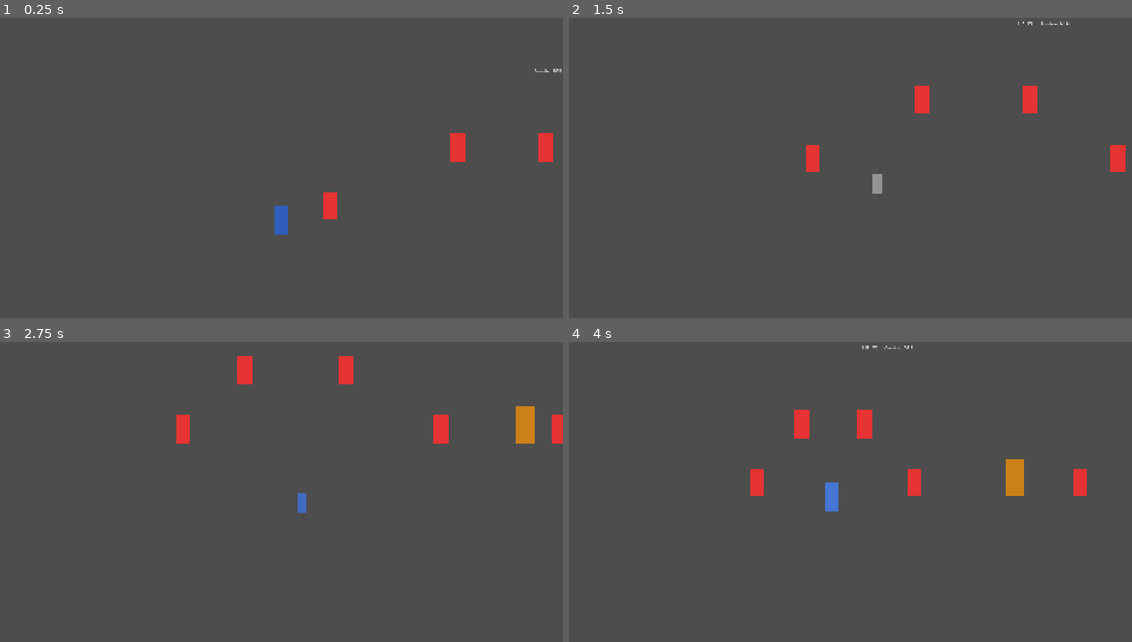
Above: before the commit, frames 1-4 (two rows, left to right).
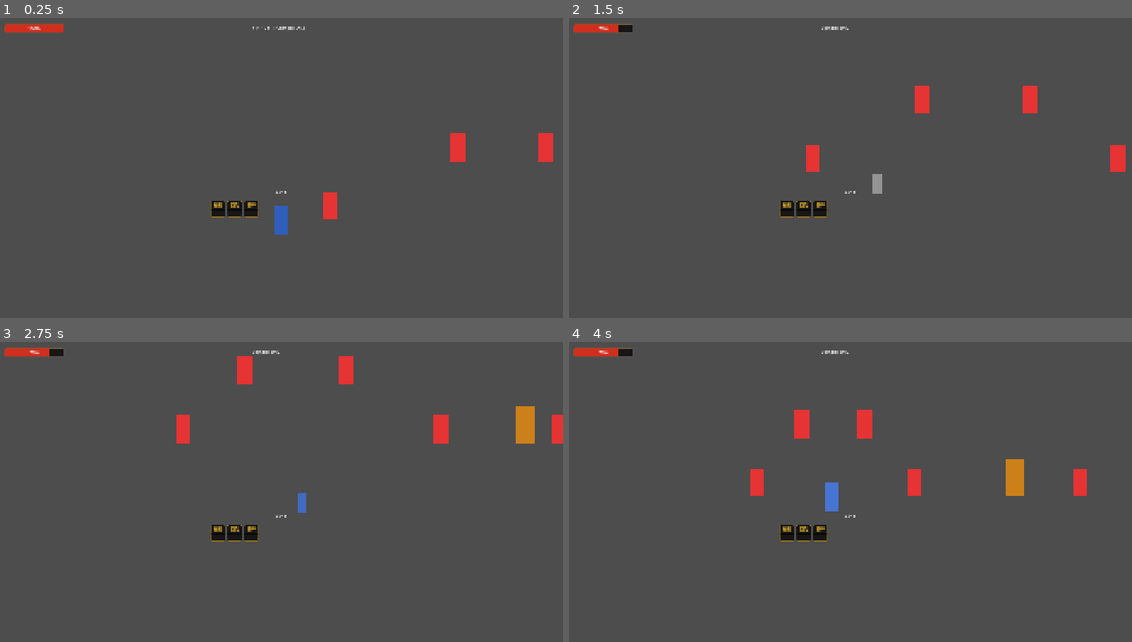
Above: after the commit, the same moments.

Repository: john-hoe/wuxia-action-game
Game: Godot game, scene res://scenes/main.tscn
The game is run twice, just before and just after one commit, with the same random seed, the same clock (stepped at 60 frames per second) and the same inputs.
Inputs:
- Up to frame 1 (0.25 s): no input
- Up to frame 2 (1.5 s): hold D (move_right) 0.53-1.28 s; hold J (attack) 0.53-1.28 s; hold S (depth_back) from 1.28 s (still down); tap Space (dodge) at 1.35 s
- Up to frame 3 (2.75 s): release S (depth_back) at 2.03 s; hold D (move_right) from 2.03 s (still down); hold J (attack) from 2.03 s (still down)
- Up to frame 4 (4 s): release D (move_right) at 2.78 s; release J (attack) at 2.78 s; hold W (depth_forward) 2.78-3.53 s; tap Space (dodge) at 2.85 s; hold A (move_left) from 3.53 s (still down); hold J (attack) from 3.53 s (still down)

The runs differ from the first frame. In frame 1, 0.9% of the frame differs, in the area x 0-100%, y 1-67%; in frame 2, 0.9%; in frame 3, 0.8%; in frame 4, 0.9%.

Commit message:
feat: add UI framework with signal bus architecture (WU-5)
- Create UIManager autoload bridging combat signals to UI widgets
- Create hp_bar.gd with tween-animated HP transitions and wuxia styling
- Create skill_icons.gd with cooldown overlays for 3 skills
- Create combo_counter.gd with scale-bounce animation and color gradient
- Create wuxia_theme.tres (vermilion/ink black/gold palette)
- Add health_changed and combo_updated signals to player_controller
- Replace direct DebugLabel access with signal emissions
- Restructure UILayer in main.tscn with proper widget nodes

Diff:
--- a/wuxia-action-game/scenes/main.tscn
+++ b/wuxia-action-game/scenes/main.tscn
@@ -10,21 +10,14 @@
 [ext_resource type="Script" path="res://src/combat/input_buffer.gd" id="8"]
 [ext_resource type="Script" path="res://src/combat/player_animation.gd" id="9"]
 [ext_resource type="PackedScene" path="res://scenes/enemies/elite.tscn" id="10"]
+[ext_resource type="Script" path="res://src/ui/hp_bar.gd" id="11"]
+[ext_resource type="Script" path="res://src/ui/skill_icons.gd" id="12"]
+[ext_resource type="Script" path="res://src/ui/combo_counter.gd" id="13"]
 
 [sub_resource type="RectangleShape2D" id="RectangleShape2D_48x96"]
 size = Vector2(48, 96)
 
 [node name="Game" type="Node2D"]
-
-[node name="DebugLabel" type="Label" parent="."]
-offset_left = 860.0
-offset_top = 20.0
-offset_right = 1060.0
-offset_bottom = 50.0
-text = "Combo: 0/12"
-theme_override_colors/font_color = Color(1, 1, 1, 1)
-theme_override_constants/shadow_offset_x = 1
-theme_override_constants/shadow_offset_y = 1
 
 [node name="ParallaxBackground" type="ParallaxBackground" parent="."]
 scroll_offset = Vector2(0, 0)
@@ -113,3 +106,37 @@
 
 [node name="UILayer" type="CanvasLayer" parent="."]
 layer = 1
+
+[node name="DebugLabel" type="Label" parent="UILayer"]
+offset_left = 860.0
+offset_top = 20.0
+offset_right = 1060.0
+offset_bottom = 50.0
+text = "HP: 100  |  Combo: 0/12"
+theme_override_colors/font_color = Color(1, 1, 1, 1)
+theme_override_constants/shadow_offset_x = 1
+theme_override_constants/shadow_offset_y = 1
+
+[node name="HPBar" type="ProgressBar" parent="UILayer"]
+offset_left = 20.0
+offset_top = 20.0
+offset_right = 220.0
+offset_bottom = 44.0
+max_value = 100.0
+value = 100.0
+percent_visible = false
+script = ExtResource("11")
+
+[node name="SkillIcons" type="HBoxContainer" parent="UILayer"]
+offset_left = 720.0
+offset_top = 620.0
+offset_right = 900.0
+offset_bottom = 676.0
+script = ExtResource("12")
+
+[node name="ComboCounter" type="RichTextLabel" parent="UILayer"]
+offset_left = 880.0
+offset_top = 580.0
+offset_right = 1040.0
+offset_bottom = 614.0
+script = ExtResource("13")
--- a/wuxia-action-game/src/combat/player_controller.gd
+++ b/wuxia-action-game/src/combat/player_controller.gd
@@ -45,6 +45,9 @@
 
 const PLAYER_MAX_HEALTH: float = 100.0
 var player_health: float = PLAYER_MAX_HEALTH
+
+signal health_changed(current_hp: float, max_hp: float)
+signal combo_updated(current_combo: int, max_combo: int)
 
 @onready var combo_engine: Node = $ComboEngine
 @onready var skill_system: SkillSystem = $SkillSystem
@@ -294,9 +297,8 @@
 	_update_debug_label()
 
 func _update_debug_label() -> void:
-	var label := get_node_or_null("/root/Game/DebugLabel")
-	if label:
-		label.text = "HP: %d  |  Combo: %d/12" % [int(player_health), combo_engine.total_hits]
+	health_changed.emit(player_health, PLAYER_MAX_HEALTH)
+	combo_updated.emit(combo_engine.total_hits, 12)
 
 func _on_combo_advanced(segment: int) -> void:
 	match segment:
--- /dev/null
+++ b/wuxia-action-game/src/ui/combo_counter.gd
@@ -0,0 +1,49 @@
+# src/ui/combo_counter.gd
+# Wuxia combo counter with scale-bounce animation and color gradient.
+extends RichTextLabel
+
+var _current_combo: int = 0
+var _max_combo: int = 12
+var _tween: Tween
+
+
+func _ready() -> void:
+	bbcode_enabled = true
+	fit_content = true
+	scroll_active = false
+	_display_combo(0)
+
+
+func set_combo(current: int, maximum: int = 12) -> void:
+	_max_combo = maximum
+	var prev := _current_combo
+	_current_combo = current
+	_display_combo(current)
+	if current > 0 and current != prev:
+		_bounce_animate(current == maximum)
+
+
+func _display_combo(count: int) -> void:
+	var color: String
+	if count >= 12:
+		color = "gold"
+	elif count >= 8:
+		color = "orange"
+	elif count >= 4:
+		color = "coral"
+	else:
+		color = "white"
+
+	var text := "[center][color=%s]%d/%d[/color][/center]" % [color, count, _max_combo]
+	text = text.replace("[/color][/center]", "[/color][/center]")
+	text = "[center][color=%s]%d/%d[/color][/center]" % [color, count, _max_combo]
+	set_text(text)
+
+
+func _bounce_animate(is_max: bool) -> void:
+	if _tween and _tween.is_running():
+		_tween.kill()
+	pivot_offset = size / 2.0
+	scale = Vector2(1.3 if is_max else 1.15, 1.3 if is_max else 1.15)
+	_tween = create_tween().set_ease(Tween.EASE_OUT).set_trans(Tween.TRANS_BACK)
+	_tween.tween_property(self, "scale", Vector2.ONE, 0.25)
--- /dev/null
+++ b/wuxia-action-game/src/ui/hp_bar.gd
@@ -0,0 +1,51 @@
+# src/ui/hp_bar.gd
+# Wuxia-styled health bar with tween-animated HP transitions.
+extends ProgressBar
+
+@export var animation_duration: float = 0.3
+
+var _tween: Tween
+var _display_value: float
+
+
+func _ready() -> void:
+	_display_value = value
+	update_style()
+
+
+func set_hp(current: float, maximum: float) -> void:
+	max_value = maximum
+	if _tween and _tween.is_running():
+		_tween.kill()
+	_tween = create_tween().set_ease(Tween.EASE_OUT).set_trans(Tween.TRANS_CUBIC)
+	_tween.tween_property(self, "value", current, animation_duration)
+	_tween.tween_callback(update_style)
+
+
+func update_style() -> void:
+	var ratio: float = value / max(max_value, 1.0)
+	var style := StyleBoxFlat.new()
+	style.bg_color = Color(0.05, 0.05, 0.05, 0.85)  # ink black bg
+	style.border_width_left = 2
+	style.border_width_right = 2
+	style.border_width_top = 2
+	style.border_width_bottom = 2
+	style.border_color = Color(0.6, 0.45, 0.1, 0.8)  # dim gold border
+	style.corner_radius_top_left = 4
+	style.corner_radius_top_right = 4
+	style.corner_radius_bottom_left = 4
+	style.corner_radius_bottom_right = 4
+	add_theme_stylebox_override("background", style)
+
+	var fill := StyleBoxFlat.new()
+	if ratio > 0.5:
+		fill.bg_color = Color(0.82, 0.18, 0.12, 1)  # vermilion
+	elif ratio > 0.25:
+		fill.bg_color = Color(1.0, 0.55, 0.1, 1)  # orange warning
+	else:
+		fill.bg_color = Color(0.9, 0.15, 0.1, 1)  # deep red critical
+	fill.corner_radius_top_left = 4
+	fill.corner_radius_top_right = 4
+	fill.corner_radius_bottom_left = 4
+	fill.corner_radius_bottom_right = 4
+	add_theme_stylebox_override("fill", fill)
--- /dev/null
+++ b/wuxia-action-game/src/ui/skill_icons.gd
@@ -0,0 +1,106 @@
+# src/ui/skill_icons.gd
+# Three skill cooldown icons with ready/cooldown visual states.
+extends HBoxContainer
+
+const SKILL_NAMES := {
+	"pojun": {label = "破军", order = 0},
+	"huifeng": {label = "回风", order = 1},
+	"ningshen": {label = "凝神", order = 2},
+}
+
+var _icons: Dictionary = {}
+
+
+func _ready() -> void:
+	_build_icons()
+
+
+func _build_icons() -> void:
+	for skill_id in SKILL_NAMES:
+		var info: Dictionary = SKILL_NAMES[skill_id]
+		var panel := PanelContainer.new()
+		panel.custom_minimum_size = Vector2(52, 52)
+		panel.name = skill_id
+
+		var bg := StyleBoxFlat.new()
+		bg.bg_color = Color(0.05, 0.05, 0.05, 0.85)
+		bg.border_width_left = 2
+		bg.border_width_right = 2
+		bg.border_width_top = 2
+		bg.border_width_bottom = 2
+		bg.border_color = Color(0.6, 0.45, 0.1, 0.6)
+		bg.corner_radius_top_left = 6
+		bg.corner_radius_top_right = 6
+		bg.corner_radius_bottom_left = 6
+		bg.corner_radius_bottom_right = 6
+		panel.add_theme_stylebox_override("panel", bg)
+
+		var vbox := VBoxContainer.new()
+		panel.add_child(vbox)
+
+		var label := Label.new()
+		label.text = info.label
+		label.horizontal_alignment = HORIZONTAL_ALIGNMENT_CENTER
+		label.add_theme_color_override("font_color", Color(0.92, 0.72, 0.18, 1))
+		label.add_theme_font_size_override("font_size", 14)
+		vbox.add_child(label)
+
+		var cd_bar := ProgressBar.new()
+		cd_bar.max_value = 1.0
+		cd_bar.value = 0.0
+		cd_bar.name = "CooldownBar"
+		cd_bar.custom_minimum_size = Vector2(44, 6)
+		cd_bar.show_percentage = false
+		var cd_bg := StyleBoxFlat.new()
+		cd_bg.bg_color = Color(0.02, 0.02, 0.02, 0.9)
+		cd_bg.corner_radius_top_left = 3
+		cd_bg.corner_radius_top_right = 3
+		cd_bg.corner_radius_bottom_left = 3
+		cd_bg.corner_radius_bottom_right = 3
+		cd_bar.add_theme_stylebox_override("background", cd_bg)
+		var cd_fill := StyleBoxFlat.new()
+		cd_fill.bg_color = Color(0.5, 0.7, 0.9, 0.8)
+		cd_fill.corner_radius_top_left = 3
+		cd_fill.corner_radius_top_right = 3
+		cd_fill.corner_radius_bottom_left = 3
+		cd_fill.corner_radius_bottom_right = 3
+		cd_bar.add_theme_stylebox_override("fill", cd_fill)
+		vbox.add_child(cd_bar)
+
+		add_child(panel)
+		_icons[skill_id] = {panel = panel, cd_bar = cd_bar, label = label}
+
+
+func update_cooldown(skill_id: String, remaining: float) -> void:
+	if not _icons.has(skill_id):
+		return
+	var info: Dictionary = _icons[skill_id]
+	var max_cd: float = _get_max_cooldown(skill_id)
+	var ratio: float = remaining / max(max_cd, 0.01)
+	info.cd_bar.max_value = max_cd
+	info.cd_bar.value = remaining
+
+	var is_ready := remaining <= 0.0
+	var label: Label = info.label
+	label.add_theme_color_override("font_color", Color(0.92, 0.72, 0.18, 1) if is_ready else Color(0.4, 0.4, 0.4, 1))
+
+	var bg := StyleBoxFlat.new()
+	bg.bg_color = Color(0.05, 0.05, 0.05, 0.85)
+	bg.border_width_left = 2
+	bg.border_width_right = 2
+	bg.border_width_top = 2
+	bg.border_width_bottom = 2
+	bg.border_color = Color(0.92, 0.72, 0.18, 0.9) if is_ready else Color(0.4, 0.4, 0.4, 0.6)
+	bg.corner_radius_top_left = 6
+	bg.corner_radius_top_right = 6
+	bg.corner_radius_bottom_left = 6
+	bg.corner_radius_bottom_right = 6
+	info.panel.add_theme_stylebox_override("panel", bg)
+
+
+func _get_max_cooldown(skill_id: String) -> float:
+	match skill_id:
+		"pojun": return 3.0
+		"huifeng": return 5.0
+		"ningshen": return 6.0
+	return 5.0
--- a/wuxia-action-game/src/ui/ui_manager.gd
+++ b/wuxia-action-game/src/ui/ui_manager.gd
@@ -1 +1,71 @@
+# src/ui/ui_manager.gd
+# Autoload — bridges combat signals to UI widgets.
+# Registered in project.godot as "UIManager".
 extends Node
+
+var _hp_bar: Node = null
+var _skill_icons: Node = null
+var _combo_counter: Node = null
+var _debug_label: Label = null
+var _widgets_ready: bool = false
+
+
+func _ready() -> void:
+	call_deferred("_connect_signals")
+
+
+func _connect_signals() -> void:
+	var player: Node = get_tree().get_first_node_in_group("player")
+	if not player:
+		return
+
+	if player.has_signal("health_changed"):
+		player.health_changed.connect(_on_health_changed)
+	if player.has_signal("combo_updated"):
+		player.combo_updated.connect(_on_combo_updated)
+
+	var skill_sys: Node = player.get_node_or_null("SkillSystem")
+	if skill_sys and skill_sys.has_signal("skill_cooldown_updated"):
+		skill_sys.skill_cooldown_updated.connect(_on_skill_cooldown_updated)
+
+	_find_widgets()
+	_widgets_ready = true
+
+
+func _find_widgets() -> void:
+	var root: Node = get_tree().root
+	var game: Node = root.get_node_or_null("Game")
+	if not game:
+		return
+
+	var ui_layer: CanvasLayer = game.get_node_or_null("UILayer")
+	if not ui_layer:
+		return
+
+	_hp_bar = ui_layer.get_node_or_null("HPBar")
+	_skill_icons = ui_layer.get_node_or_null("SkillIcons")
+	_combo_counter = ui_layer.get_node_or_null("ComboCounter")
+	_debug_label = ui_layer.get_node_or_null("DebugLabel")
+
+
+func _on_health_changed(current_hp: float, max_hp: float) -> void:
+	if _hp_bar and _hp_bar.has_method("set_hp"):
+		_hp_bar.set_hp(current_hp, max_hp)
+	if _debug_label:
+		_debug_label.text = "HP: %d" % int(current_hp)
+
+
+func _on_combo_updated(current_combo: int, max_combo: int) -> void:
+	if _combo_counter and _combo_counter.has_method("set_combo"):
+		_combo_counter.set_combo(current_combo, max_combo)
+	if _debug_label:
+		var combo_text := _debug_label.text
+		var hp_part := ""
+		if "|" in combo_text:
+			hp_part = combo_text.split("|")[0].strip_edges() + "  |  "
+		_debug_label.text = "%sCombo: %d/%d" % [hp_part, current_combo, max_combo]
+
+
+func _on_skill_cooldown_updated(skill_id: String, remaining: float) -> void:
+	if _skill_icons and _skill_icons.has_method("update_cooldown"):
+		_skill_icons.update_cooldown(skill_id, remaining)
--- /dev/null
+++ b/wuxia-action-game/src/ui/wuxia_theme.tres
@@ -0,0 +1,18 @@
+[gd_resource type="Theme" load_steps=0 format=3 uid="uid://cwxtheme001"]
+
+[resource]
+
+;; 朱砂 Vermilion — primary accent (HP bar fill, combo highlight)
+;; 墨黑 Ink Black — background panels
+;; 烫金 Gold — skill icons ready state, combo max color
+
+const_colors = {
+"vermilion": Color(0.82, 0.18, 0.12, 1),
+"vermilion_dark": Color(0.55, 0.08, 0.05, 1),
+"ink_black": Color(0.05, 0.05, 0.05, 1),
+"ink_translucent": Color(0.05, 0.05, 0.05, 0.7),
+"gold": Color(0.92, 0.72, 0.18, 1),
+"gold_dim": Color(0.6, 0.45, 0.1, 1),
+"jade_green": Color(0.25, 0.7, 0.45, 1),
+"parchment": Color(0.9, 0.85, 0.72, 1),
+}
Not shown: 1 places in wuxia-action-game/scenes/main.tscn that only renumber resources
